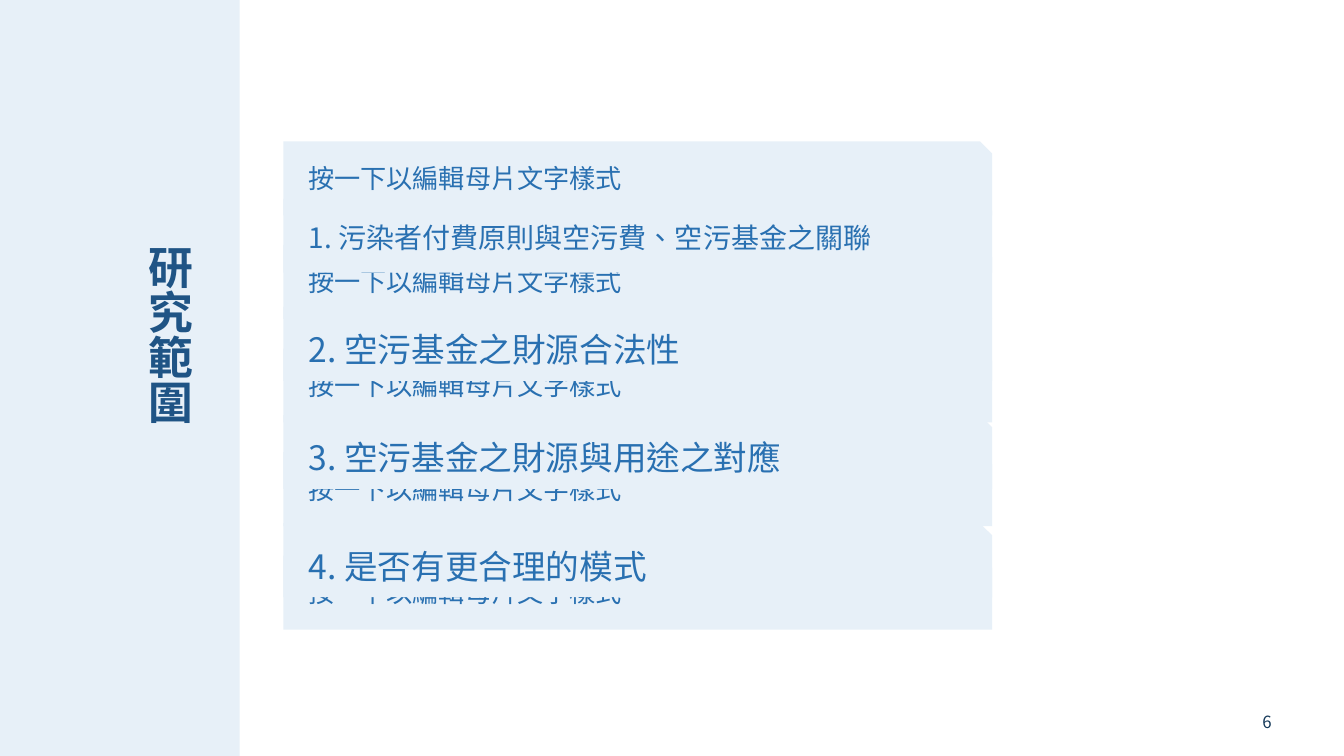
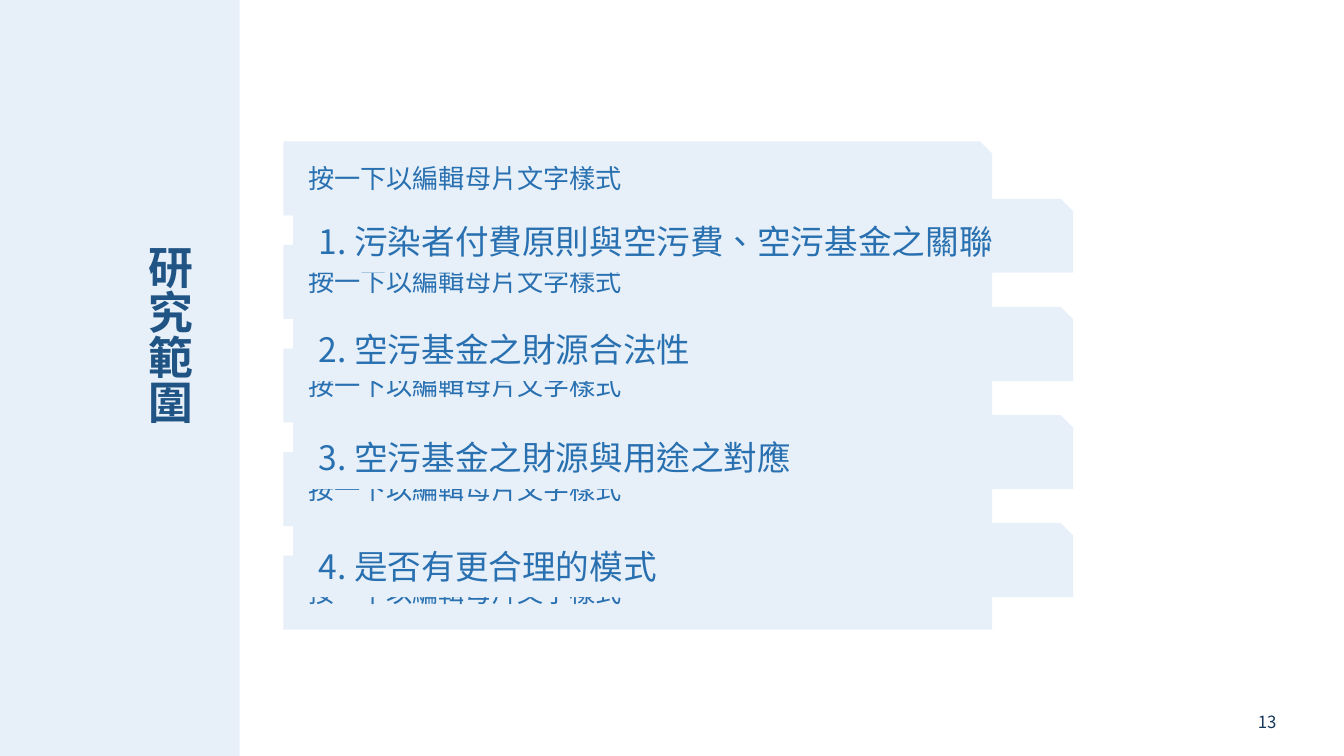
Before and after one commit to mt019/1121_Fiscal_Law, a slide deck: slide 13 of _material/_我的學期報告/_ppt/空氣污染防制基金.pptx (slide 6 before the commit). Drawn at 1344x756 pixels with LibreOffice and Linux fonts; fonts in the diff are those of the drawing. Boxes give left, top, right and bottom in pixels: in the first picture for what was removed or moved away, otherwise in the second. Text is boxed around its words. In the diff, an @@ line names an element or a change of style, - is before the commit and + after.

```diff
--- a/_material/_我的學期報告/_ppt/空氣污染防制基金.pptx
+++ b/_material/_我的學期報告/_ppt/空氣污染防制基金.pptx
@@ text "1. 污染者付費原則與空污費、空污基金之關聯": place and size @@
-text "1. 污染者付費原則與空污費、空污基金之關聯" at box(309, 224, 871, 251)
+text "1. 污染者付費原則與空污費、空污基金之關聯" at box(319, 225, 992, 257)
@@ text "1. 污染者付費原則與空污費、空污基金之關聯" at box(319, 225, 992, 257): size 20 to 24 pt @@
@@ text "2. 空污基金之財源合法性": place and size @@
-text "2. 空污基金之財源合法性" at box(309, 333, 680, 365)
+text "2. 空污基金之財源合法性" at box(319, 333, 690, 365)
@@ text "3. 空污基金之財源與用途之對應": place and size @@
-text "3. 空污基金之財源與用途之對應" at box(309, 441, 781, 473)
+text "3. 空污基金之財源與用途之對應" at box(319, 441, 791, 473)
@@ text "4. 是否有更合理的模式": place and size @@
-text "4. 是否有更合理的模式" at box(309, 550, 646, 582)
+text "4. 是否有更合理的模式" at box(319, 550, 656, 582)
@@ page number at box(1258, 715, 1277, 729): text changed @@
-6
+13
```
Also in this commit, not shown: 3 other slides changed, 16 slides added, 9 slides removed, 11 other files.
